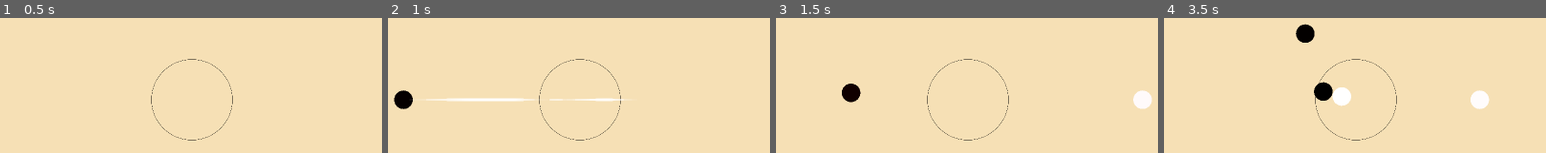
Above: before the commit, frames 1-4 (left to right).
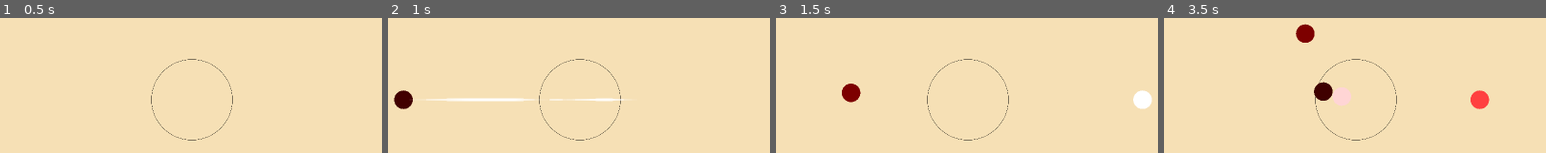
Above: after the commit, the same moments.

Repository: aeriab/Orbital_Go
Game: Godot game, scene res://game/game.tscn
Two runs of this game, one before a commit and one after it. Both use one fixed random seed, a clock stepped at 60 frames per second and the inputs below.
Inputs (mouse positions are in pixels of both pictures, inside the frame that each line leads up to):
- Up to frame 1 (0.5 s): no input
- Up to frame 2 (1 s): tap Enter at 0.5 s; move the mouse to (747, 78) at 0.52 s; press the mouse at (747, 78) at 0.53 s
- Up to frame 3 (1.5 s): tap Space at 1.25 s; move the mouse to (814, 120) at 1.27 s; release the mouse at (814, 120) at 1.28 s; click (814, 120) at 1.35 s
- Up to frame 4 (3.5 s): move the mouse to (outside the picture) at 2.02 s; press the mouse at (outside the picture) at 2.03 s; move the mouse to (outside the picture) at 2.77 s; release the mouse at (outside the picture) at 2.78 s; click (outside the picture) at 2.85 s

Frame 1 is identical in both runs. In frame 2, 0.5% of the frame differs, in the area x 1-7%, y 53-68%; in frame 3, 0.6%; in frame 4, 2.2%, in the area x 34-86%, y 4-68%.

Commit message:
Making my own red indicator code

Diff:
--- a/stone/Stone.gd
+++ b/stone/Stone.gd
@@ -16,19 +16,17 @@
 # --- Out-of-Bounds / Game Over ---
 @export var finish_min_velocity: float = 10.0
 @export var finish_time_limit: float = 3.0
+@export var finish_rate: float = 1.0
 
-var _finish_timer: float = 0.0
-var _base_color: Color
+var _finish_counter: float = 0.0
 
 func _ready():
 	if (Global.is_black_turn):
 		polygon_2d.self_modulate = p1_color
-		_base_color = p1_color
 		team = "White"
 		add_to_group("White")
 	else:
 		polygon_2d.self_modulate = p2_color
-		_base_color = p2_color
 		team = "Black"
 		add_to_group("Black")
 
@@ -38,7 +36,7 @@
 	StoneManager.register_stone(self)
 
 func _physics_process(delta: float) -> void:
-	_update_finish_timer(delta)
+	_update_finish_counter(delta)
 
 	if not freeze:
 		apply_central_force(stone_acceleration(global_position))
@@ -69,27 +67,17 @@
 # When a stone drifts outside the play zone and slows down,
 # a timer starts. If it stays out for finish_time_limit seconds,
 # the game ends. The stone pulses increasingly red as a warning.
-func _update_finish_timer(delta: float) -> void:
-	var is_outside = global_position.length() > Global.finish_radius
-	var is_slow = linear_velocity.length() < finish_min_velocity
-	if is_outside and is_slow:
-		_finish_timer += delta
-	elif not is_outside:
-		_finish_timer = 0.0
-	# Visual warning: lerp toward red based on how close to game over
-	if _finish_timer > 0.0:
-		var danger = clampf(_finish_timer / finish_time_limit, 0.0, 1.0)
-		# Blend base color → red, and pulse using a sine wave that
-		# speeds up as danger increases
-		var pulse_speed = lerpf(0.5, 2.0, danger)
-		var pulse = (1.0 + sin(Time.get_ticks_msec() * 0.001 * pulse_speed * TAU)) * 0.5
-		var swell: float = lerpf(0.0, danger, pulse)
-		red_indicator_polygon_2d.color.a = swell
-		#polygon_2d.self_modulate = _base_color.lerp(Color.RED, swell)
+func _update_finish_counter(delta: float) -> void:
+	if (global_position.length() <= Global.finish_radius):
+		_finish_counter = max(_finish_counter - finish_rate * delta, 0)
 	else:
-		red_indicator_polygon_2d.color.a = 0
-		#polygon_2d.self_modulate = _base_color
+		_finish_counter = min(_finish_counter + finish_rate * delta, finish_time_limit)
 
-	if _finish_timer >= finish_time_limit:
+	var _finish_magnitude: float = _finish_counter / finish_time_limit
+	var swell: float = 0.5 + ((-0.5) * cos(15 * PI * _finish_magnitude * _finish_magnitude))
+
+	red_indicator_polygon_2d.color.a = swell
+
+	if _finish_counter >= finish_time_limit:
 		print("GAME OVER!!!!")
 		# TODO: signal to a game manager, show UI, etc.
